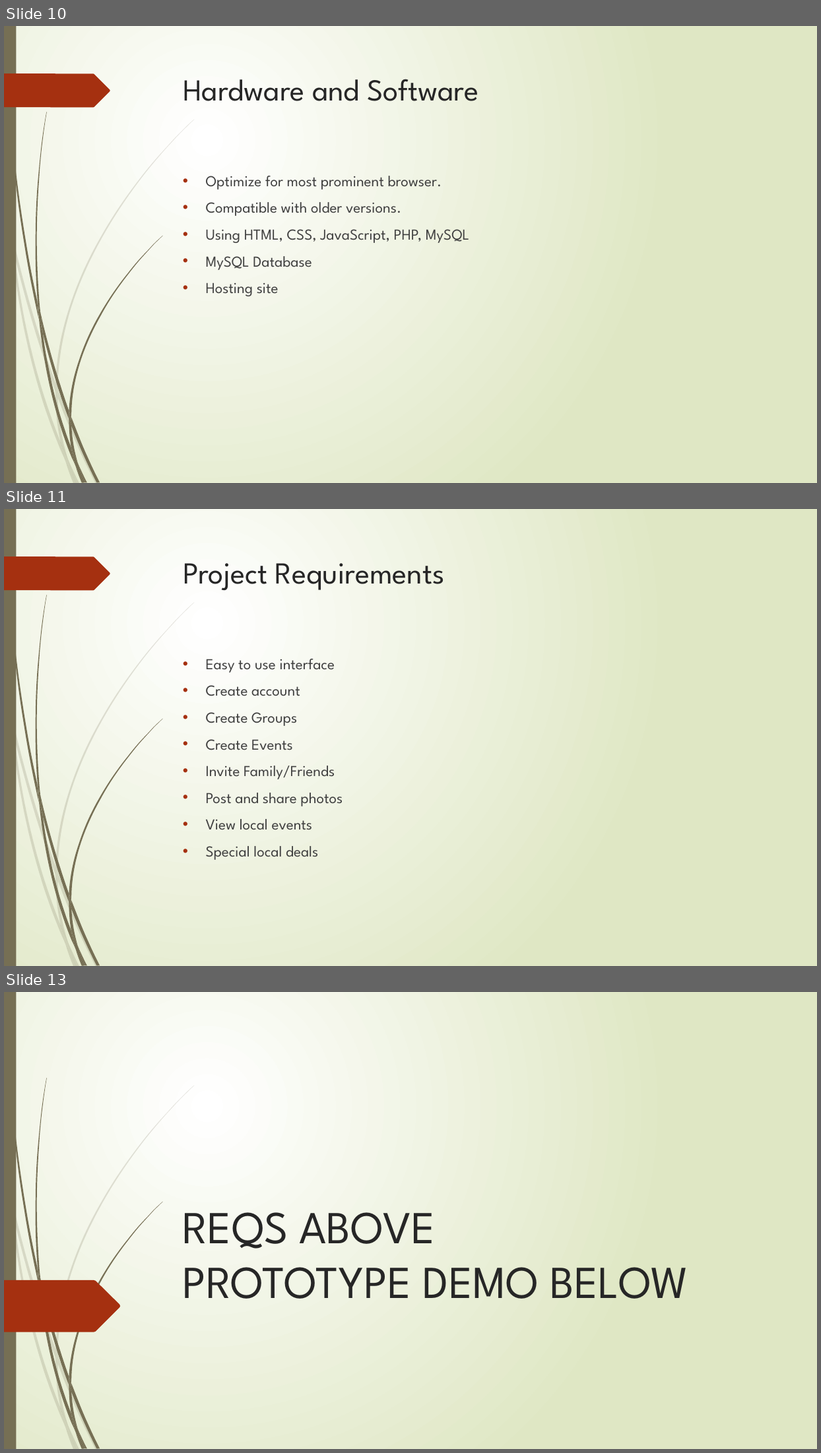
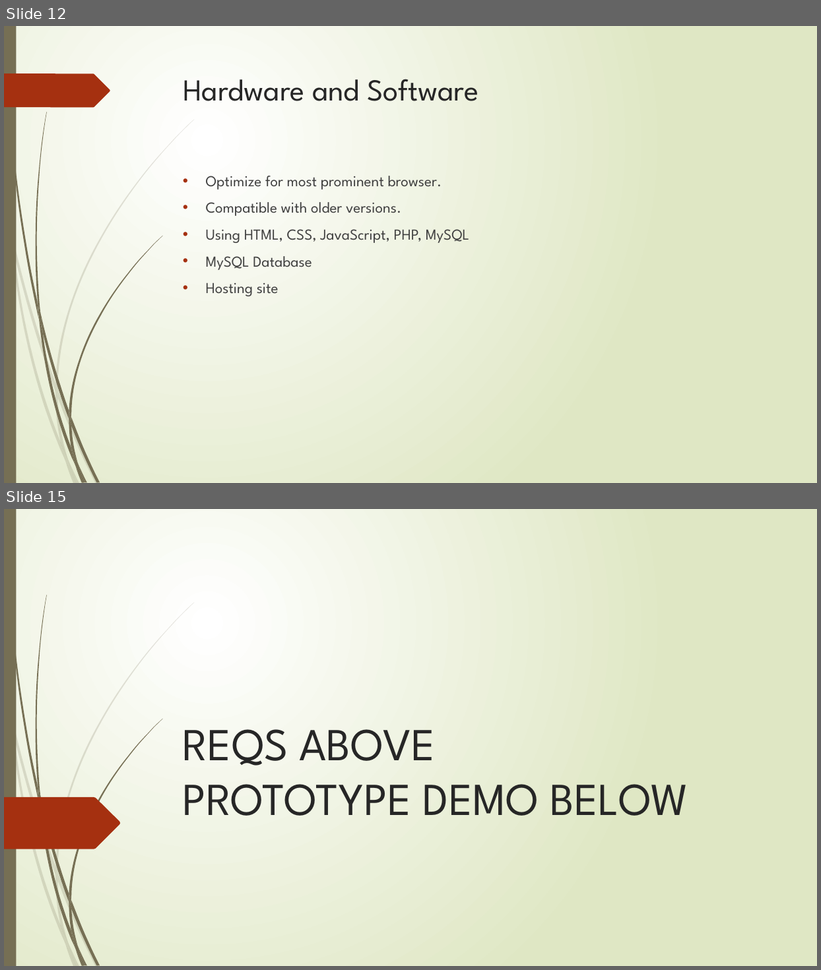
Before and after one commit to cs480GroupCAKE/PIEWebsite, a slide deck: Presentation/12.8.15 Presentation (Revised).pptx. Shown one above the other, each under a label of ours: slides 10, 11 and 13 before the commit, slides 12 and 15 after it; the slides between them are not shown. The pictures are 821x1453 and 821x970 pixels, drawn with LibreOffice and Linux fonts; fonts in the diff are those of the drawing. Boxes give left, top, right and bottom in pixels: in the first picture for what was removed or moved away, otherwise in the second. Text is boxed around its words. In the diff, an @@ line names an element or a change of style, - is before the commit and + after.

```diff
--- a/Presentation/12.8.15 Presentation (Revised).pptx
+++ b/Presentation/12.8.15 Presentation (Revised).pptx
@@ slide 11 removed at box(4, 509, 817, 966), background gradient #FFFFFF to #DFE8C4; not listed: 24 template elements that a slide beside it also shows @@
@@ title removed at box(183, 563, 445, 590) @@
-Project Requirements
@@ text removed at box(206, 659, 343, 860) @@
-• Easy to use interface
-• Create account
-• Create Groups
-• Create Events
-• Invite Family/Friends
-• Post and share photos
-• View local events
-• Special local deals
@@ what was slide 10 is now slide 12 @@
@@ what was slide 13 is now slide 15 @@
```
Also in this commit, not shown: 4 slides changed, 4 slides added, 1 other slide removed, 1 other file.
